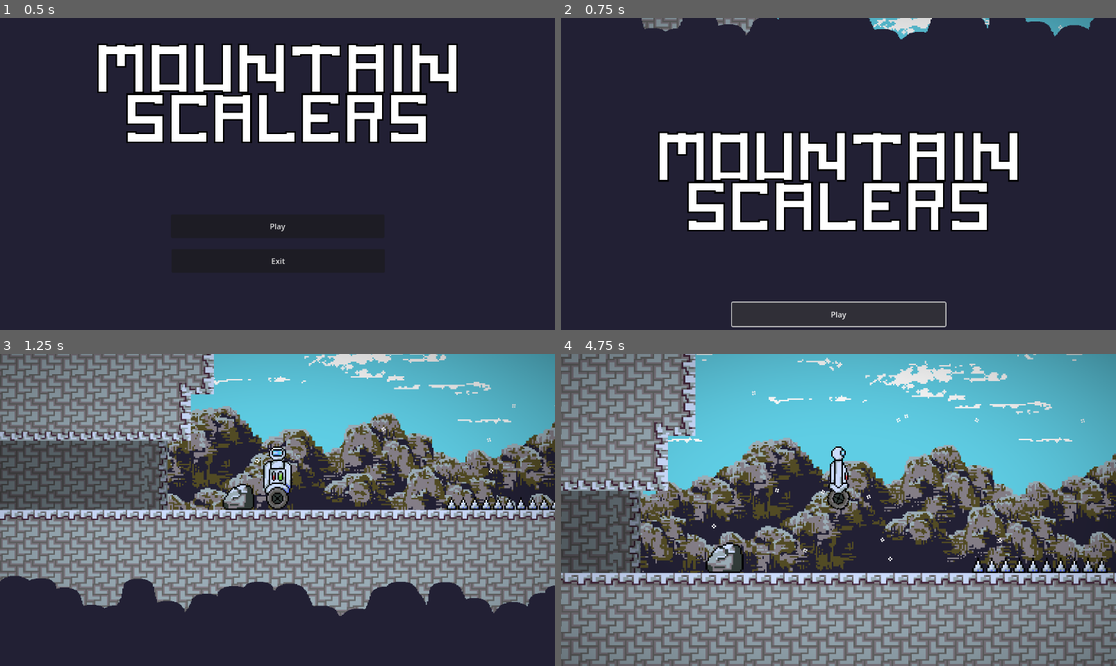
Above: before the commit, frames 1-4 (two rows, left to right).
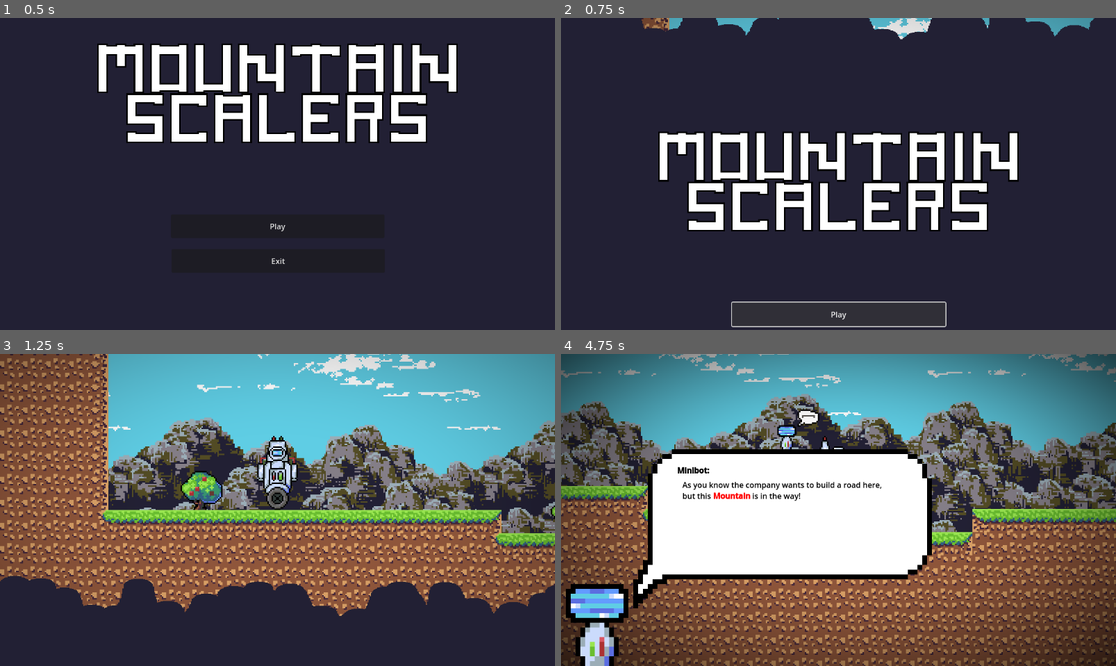
Above: after the commit, the same moments.

Repository: Hexuar/GMTK-Jam
Game: Godot game, scene res://scenes/main.tscn
The game is run twice, just before and just after one commit, with the same random seed, the same clock (stepped at 60 frames per second) and the same inputs.
Inputs:
- Up to frame 1 (0.5 s): no input
- Up to frame 2 (0.75 s): click "Play" at 0.5 s
- Up to frame 3 (1.25 s): no input
- Up to frame 4 (4.75 s): tap Enter (ui_accept) at 1.25 s; hold D (Right) 1.28-2.78 s; tap Shift (Dash) every 0.75 s from 1.35 to 4.35 s; tap Space (Jump) at 1.52, 2.27, 3.77, 4.52 s; hold A (Left) 2.78-3.53 s; hold D (Right) from 3.53 s (still down)

Frame 1 is identical in both runs. In frame 2, 0.7% of the frame differs, in the area x 14-91%, y 0-7%; in frame 3, 57%; in frame 4, 93%, in the area x 0-100%, y 0-100%.

Commit message:
Level based snow

Diff:
--- a/scenes/levels/level1.tscn
+++ b/scenes/levels/level1.tscn
@@ -7,6 +7,7 @@
 [ext_resource type="PackedScene" uid="uid://duotpcsh8nknf" path="res://scenes/boulder.tscn" id="5_tvwwl"]
 [ext_resource type="PackedScene" uid="uid://b2orhnf8foadc" path="res://scenes/pylon.tscn" id="6_em2k5"]
 [ext_resource type="PackedScene" uid="uid://dmedm8uf3fyo8" path="res://scenes/minibot.tscn" id="7_s3fmd"]
+[ext_resource type="Texture2D" uid="uid://dvwbcmigndh36" path="res://assets/snow.png" id="8_4m10e"]
 
 [sub_resource type="TileSetAtlasSource" id="TileSetAtlasSource_f6v7c"]
 texture = ExtResource("2_eph1h")
@@ -285,6 +286,21 @@
 [node name="Level" type="Node2D"]
 script = ExtResource("1_xbl2s")
 
+[node name="Snow" type="CPUParticles2D" parent="."]
+position = Vector2(1494, -638)
+amount = 1000
+lifetime = 20.0
+preprocess = 20.0
+local_coords = true
+texture = ExtResource("8_4m10e")
+emission_shape = 3
+emission_rect_extents = Vector2(3000, 1)
+direction = Vector2(0, 1)
+gravity = Vector2(0, 0)
+initial_velocity_min = 50.0
+initial_velocity_max = 70.0
+angular_velocity_max = 100.0
+
 [node name="WorldTiles" type="TileMapLayer" parent="."]
 tile_map_data = PackedByteArray("AAAAAAAAAQAHAAAAAAABAAAAAQAHAAAAAAACAAAAAQAHAAAAAAADAAAAAQAHAAAAAAAEAAAAAQAHAAAAAAAFAA …(172976 unchanged characters)…
 tile_set = SubResource("TileSet_ptb16")
--- a/scenes/levels/level2.tscn
+++ b/scenes/levels/level2.tscn
@@ -1,5 +1,6 @@
-[gd_scene load_steps=9 format=4 uid="uid://frcoxm3x2n6"]
-
+[gd_scene load_steps=10 format=4 uid="uid://frcoxm3x2n6"]
+
+[ext_resource type="Texture2D" uid="uid://dvwbcmigndh36" path="res://assets/snow.png" id="1_fv40o"]
 [ext_resource type="Texture2D" uid="uid://be331ukf30w1s" path="res://assets/tileset.png" id="2_4lh5e"]
 [ext_resource type="Script" path="res://scripts/kill_area.gd" id="3_itqvp"]
 [ext_resource type="PackedScene" uid="uid://cmffx3jb2mmiq" path="res://scenes/player.tscn" id="5_vi4b0"]
@@ -280,6 +281,21 @@
 
 [node name="Level" type="Node2D"]
 
+[node name="Snow" type="CPUParticles2D" parent="."]
+position = Vector2(1494, -638)
+amount = 2000
+lifetime = 20.0
+preprocess = 20.0
+local_coords = true
+texture = ExtResource("1_fv40o")
+emission_shape = 3
+emission_rect_extents = Vector2(3000, 1)
+direction = Vector2(0, 1)
+gravity = Vector2(0, 0)
+initial_velocity_min = 50.0
+initial_velocity_max = 70.0
+angular_velocity_max = 100.0
+
 [node name="WorldTiles" type="TileMapLayer" parent="."]
 tile_map_data = PackedByteArray("AADk/wAAAQAHAAAAAADj/wAAAQAHAAAAAADl/wAAAQAHAAAAAADm/wAAAQAHAAAAAADn/wAAAQAHAAAAAADo/w …(4720 unchanged characters)…
 tile_set = SubResource("TileSet_ptb16")
--- a/scenes/main.tscn
+++ b/scenes/main.tscn
@@ -6,11 +6,9 @@
 [ext_resource type="PackedScene" uid="uid://cldm318cfa0ww" path="res://scenes/ui.tscn" id="4_iufoy"]
 [ext_resource type="AudioStream" uid="uid://i7mdt6sab7ef" path="res://assets/glitch.wav" id="6_1vrgv"]
 [ext_resource type="AudioStream" uid="uid://b0im7ivwor7e" path="res://assets/music.wav" id="7_qxiw0"]
-[ext_resource type="Texture2D" uid="uid://dvwbcmigndh36" path="res://assets/snow.png" id="7_vbkcs"]
 
 [node name="Main" type="Node2D"]
 script = ExtResource("1_ika60")
-startLevel = 1
 
 [node name="ParallaxBackground" type="ParallaxBackground" parent="."]
 
@@ -60,18 +58,3 @@
 
 [node name="Glitch" type="AudioStreamPlayer" parent="."]
 stream = ExtResource("6_1vrgv")
-
-[node name="Snow" type="CPUParticles2D" parent="."]
-position = Vector2(-588, -638)
-amount = 2000
-lifetime = 20.0
-preprocess = 20.0
-local_coords = true
-texture = ExtResource("7_vbkcs")
-emission_shape = 3
-emission_rect_extents = Vector2(3000, 1)
-direction = Vector2(0, 1)
-gravity = Vector2(0, 0)
-initial_velocity_min = 50.0
-initial_velocity_max = 70.0
-angular_velocity_max = 100.0
--- a/scripts/main.gd
+++ b/scripts/main.gd
@@ -6,7 +6,6 @@
 
 @onready var Menu = $UI/Menu
 @onready var GlitchSound = $Glitch
-@onready var Snow = $Snow
 
 var currentLevel : Node2D
 var currentLevelIndex : int
@@ -44,6 +43,7 @@
 	currentLevel = scene.instantiate()
 	currentLevelIndex = index
 
+	# Scale
 	scale_level(1.0 - index * 0.1)
 
 	add_child(currentLevel)
Not shown: 1 places in scenes/levels/level1.tscn that only renumber resources
Not shown: 1 places in scenes/main.tscn that only renumber resources
